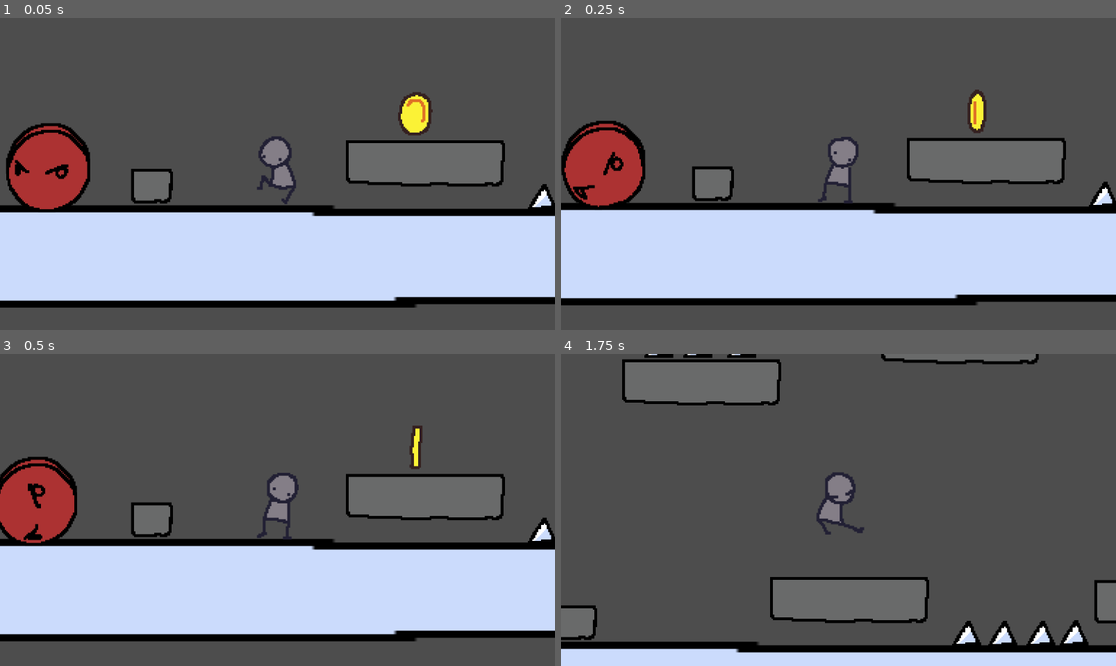
Above: before the commit, frames 1-4 (two rows, left to right).
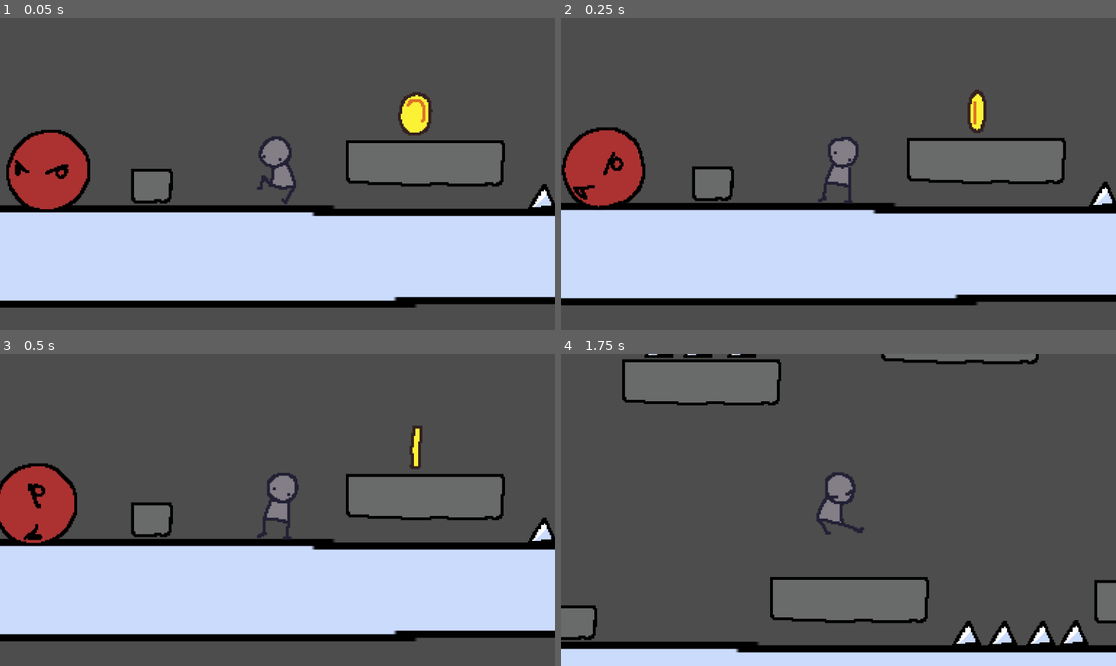
Above: after the commit, the same moments.

Repository: Helia8/platform
Game: Godot game, scene res://scenes/Level/Level1.tscn
Two runs of this game, one before a commit and one after it. Both use one fixed random seed, a clock stepped at 60 frames per second and the inputs below.
Inputs:
- Up to frame 1 (0.05 s): no input
- Up to frame 2 (0.25 s): no input
- Up to frame 3 (0.5 s): no input
- Up to frame 4 (1.75 s): tap Enter (ui_accept) at 0.5, 0.6, 0.77, 1.07, 1.35, 1.52 s; hold Right (ui_right) from 0.53 s (still down)

The runs differ from the first frame. In frame 1, 0.3% of the frame differs, in the area x 1-17%, y 33-47%; in frame 2, 0.3%; in frame 3, 0.3%; in frame 4, nothing differs.

Commit message:
feat: ennemy dearth

Diff:
--- a/scenes/Ennemies/BasicEnnemy.tscn
+++ b/scenes/Ennemies/BasicEnnemy.tscn
@@ -71,7 +71,7 @@
 "duration": 1.0,
 "texture": ExtResource("15_0isgx")
 }],
-"loop": true,
+"loop": false,
 "name": &"death",
 "speed": 5.0
 }, {
@@ -120,6 +120,7 @@
 shape = SubResource("CircleShape2D_ud4je")
 
 [node name="EnemyBall1" type="Sprite2D" parent="EnnemyArea" unique_id=954801813]
+visible = false
 position = Vector2(-1, 2)
 texture = ExtResource("2_06wfx")
 
--- a/src/Ennemies/basic_ennemy.gd
+++ b/src/Ennemies/basic_ennemy.gd
@@ -20,7 +20,10 @@
 	dir = (dir + 1) % 2
 
 func _update_animation() -> void:
-	anim.play("walk")
+	if not is_dead:
+		anim.play("walk")
+	else :
+		anim.play("death")
 
 func random_wander():
 	wander_timer = 0
@@ -28,6 +31,9 @@
 
 
 func _physics_process(delta: float) -> void:
+	if is_dead:
+		_update_animation()
+		return
 	wander_timer += delta
 	if (wander_timer > wander_time):
 		patrol_wander()
@@ -40,9 +46,9 @@
 	move_and_slide()
 	_update_animation()
 
-func _process(delta: float) -> void :
-	if is_dead && anim.animation_finished:
-		pass
+func _process(delta: float) -> void:
+	if is_dead && !anim.is_playing():
+		queue_free()
 
 
 
@@ -51,5 +57,5 @@
 	if (body.is_in_group("player")):
 		body.add_iseconds(1)
 		is_dead = true
-		anim.play("death")
+		body.make_bounce()
 pass # Replace with function body.
--- a/src/player.gd
+++ b/src/player.gd
@@ -10,15 +10,17 @@
 var iseconds: float = 0
 var running = true
 var platVel: Vector2 = Vector2.ZERO
+var bounce = false
 func _physics_process(delta: float) -> void:
 	if not running:
 		return
 	if not is_on_floor():
 		velocity += get_gravity() * delta
 
-	if Input.is_action_just_pressed("ui_accept") and is_on_floor():
+	if (Input.is_action_just_pressed("ui_accept") and is_on_floor()) or bounce:
 		velocity.y = JUMP_VELOCITY
 		velocity.x = platVel.x
+		bounce = false
 
 	var direction := Input.get_axis("ui_left", "ui_right")
 	if direction:
@@ -74,5 +76,7 @@
 func pickup_coin():
 	print("picked up coin")
 
+func make_bounce():
+	bounce = true
 func add_iseconds(nb :float):
 	iseconds += nb;
